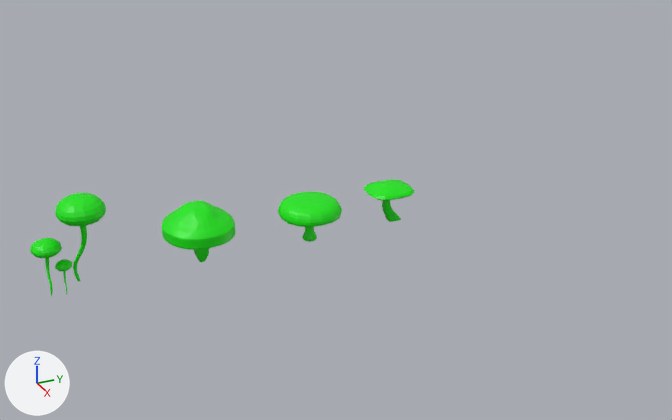
Before and after pictures for a commit that changed the FBX model MainProject/Assets/Models/mushrooms_set_001.fbx.
Before and after are seen from a 50 mm camera at (5.62, -2.32, 3.01) aimed at (-0.05, 0.23, 0.17). Arrows for +X, +Y and +Z are at lower left; the lights stay in place. Where no turn or scale is listed for an object, it has been applied to the vertices.

The first picture shows 'Mushroom_001', 'Mushroom_002', 'Mushroom_003', 'Mushroom_004'.
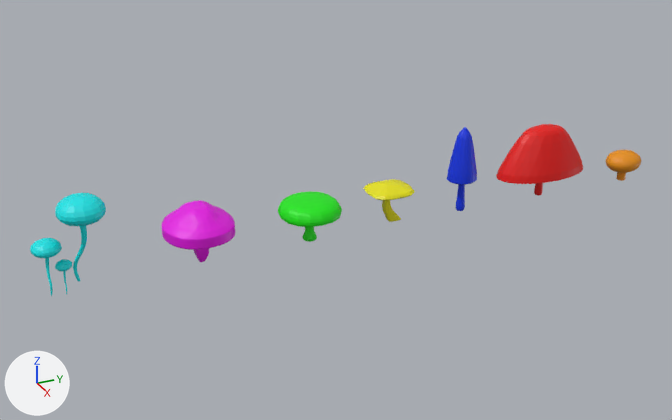
Where the newer file only moved an object's origin or applied its transform, the numbers keep the older frame.

Location of each change, [x1, y1, x2, y2] in pixels of the pictures (672 x 420 px):
'Mushroom_006', added (red)
    after: [496, 124, 583, 196]
'Mushroom_002', recoloured (green to pink)
    both: [162, 200, 235, 262]
'Mushroom_004', recoloured (green to cyan)
    both: [30, 193, 106, 296]
'Mushroom_005', added (blue)
    after: [447, 127, 477, 211]
'Mushroom_003', recoloured (green to yellow)
    both: [363, 179, 415, 222]
'Mushroom_007', added (orange)
    after: [606, 149, 641, 181]

Diff of the bpy script that builds the scene:
```diff
--- a/MainProject/Assets/Models/mushrooms_set_001.fbx.py
+++ b/MainProject/Assets/Models/mushrooms_set_001.fbx.py
@@ mat_mushroom_002 @@
+mat_mushroom_002 = principled_material('Mushroom_002')
+mat_mushroom_002.base_color = (0.8, 0.0, 0.773)  # pink #e700e4
@@ mat_mushroom_004 @@
+mat_mushroom_004 = principled_material('Mushroom_004')
+mat_mushroom_004.base_color = (0.0, 0.781, 0.8)  # cyan #00e5e7
@@ mat_mushroom_003 @@
+mat_mushroom_003 = principled_material('Mushroom_003')
+mat_mushroom_003.base_color = (0.8, 0.748, 0.0)  # yellow #e7e000
@@ mat_mushroom_006 @@
+mat_mushroom_006 = principled_material('Mushroom_006')
+mat_mushroom_006.base_color = (0.8, 0.00183, 0.0)  # red #e70600
@@ mat_mushroom_007 @@
+mat_mushroom_007 = principled_material('Mushroom_007')
+mat_mushroom_007.base_color = (0.8, 0.276, 0.0)  # orange #e78f00
@@ mat_mushroom_005 @@
+mat_mushroom_005 = principled_material('Mushroom_005')
+mat_mushroom_005.base_color = (0.0, 0.0326, 0.8)  # blue #0033e7
@@ me_cube_001 @@
 me_cube_001.from_pydata(...)  # 462 vertices, 781 faces; spans x -0.259..0.255, y -1.064..-0.576, z 0.0..0.428
-me_cube_001.materials.append(mat_material)  # green #0fe700
+me_cube_001.materials.append(mat_mushroom_002)  # pink #e700e4
@@ me_cube_003 @@
 me_cube_003.from_pydata(...)  # 410 vertices, 408 faces; spans x -0.163..0.152, y 0.465..0.821, z 0.0..0.334
-me_cube_003.materials.append(mat_material)  # green #0fe700
+me_cube_003.materials.append(mat_mushroom_003)  # yellow #e7e000
@@ me_cube_007 @@
 me_cube_007.from_pydata(...)  # 644 vertices, 923 faces; spans x -0.159..0.159, y -1.922..-1.423, z 0.0..0.634
-me_cube_007.materials.append(mat_material)  # green #0fe700
+me_cube_007.materials.append(mat_mushroom_004)  # cyan #00e5e7
@@ me_cylinder_001 @@
+me_cylinder_001.from_pydata(...)  # 363 vertices, 601 faces; spans x -0.203..0.203, y -0.391..0.392, z -0.009..0.59
+me_cylinder_001.materials.append(mat_mushroom_006)  # red #e70600
@@ me_sphere @@
+me_sphere.from_pydata(...)  # 338 vertices, 424 faces; spans x -0.128..0.128, y -0.151..0.156, z 0.004..0.254
+me_sphere.materials.append(mat_mushroom_007)  # orange #e78f00
@@ me_cylinder @@
+me_cylinder.from_pydata(...)  # 369 vertices, 635 faces; spans x -0.105..0.105, y -0.117..0.117, z -0.006..0.678
+me_cylinder.materials.append(mat_mushroom_005)  # blue #0033e7
@@ ob_mushroom_006 @@
+ob_mushroom_006 = bpy.data.objects.new('Mushroom_006', me_cylinder_001)
+ob_mushroom_006.location = (0.01, 1.986, 0.01)
@@ ob_mushroom_007 @@
+ob_mushroom_007 = bpy.data.objects.new('Mushroom_007', me_sphere)
+ob_mushroom_007.location = (0.01, 2.823, -0.004)
@@ ob_mushroom_005 @@
+ob_mushroom_005 = bpy.data.objects.new('Mushroom_005', me_cylinder)
+ob_mushroom_005.location = (0.01, 1.259, 0.006)
```
